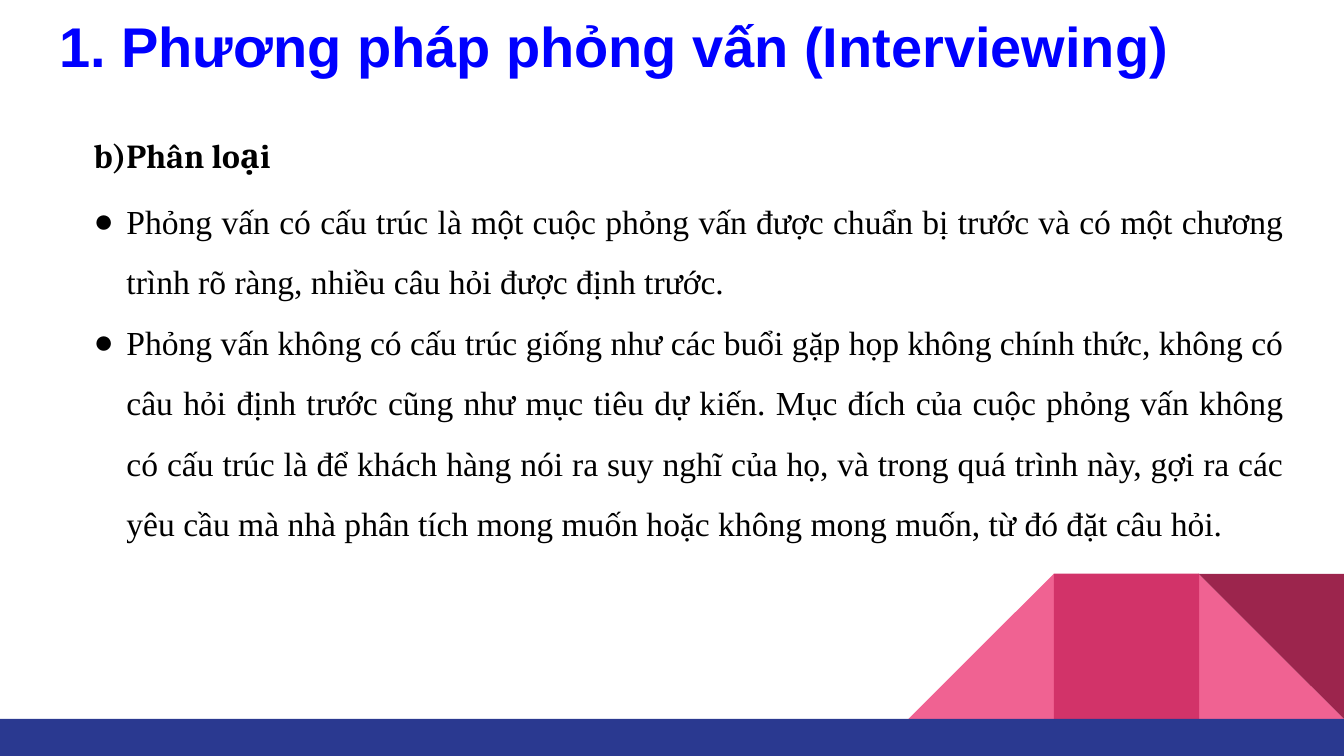
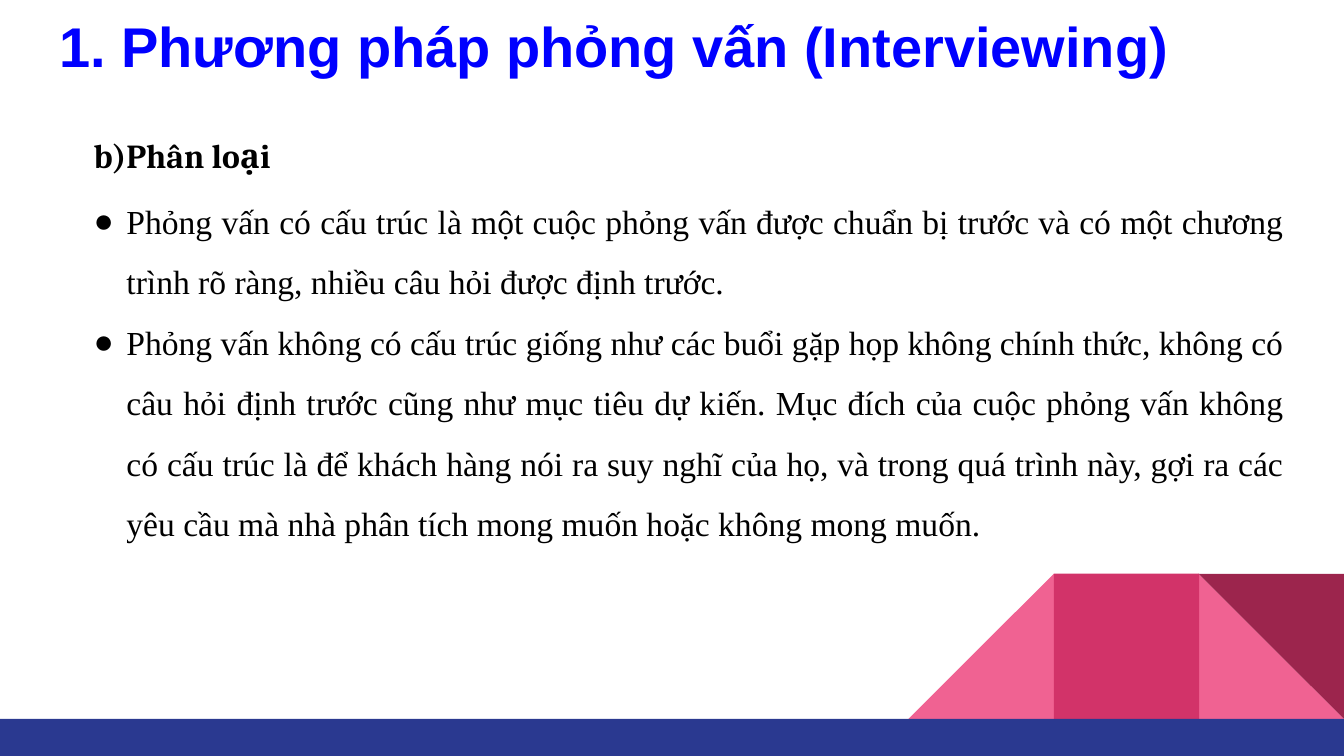
Before and after one commit to tungvumanh95/PTYCPM-20152, a slide deck: slide 27 of Tuan-1.pptx. Drawn at 1344x756 pixels with LibreOffice and Linux fonts; fonts in the diff are those of the drawing. Boxes give left, top, right and bottom in pixels: in the first picture for what was removed or moved away, otherwise in the second. Text is boxed around its words. In the diff, an @@ line names an element or a change of style, - is before the commit and + after.

```diff
--- a/Tuan-1.pptx
+++ b/Tuan-1.pptx
@@ text at box(126, 330, 1283, 543): text changed @@
-● Phỏng vấn không có cấu trúc giống như các buổi gặp họp không chính thức, không có câu hỏi định trước cũng như mục tiêu dự kiến. Mục đích của cuộc phỏng vấn không có cấu trúc là để khách hàng nói ra suy nghĩ của họ, và trong quá trình này, gợi ra các yêu cầu mà nhà phân tích mong muốn hoặc không mong muốn, từ đó đặt câu hỏi.
+● Phỏng vấn không có cấu trúc giống như các buổi gặp họp không chính thức, không có câu hỏi định trước cũng như mục tiêu dự kiến. Mục đích của cuộc phỏng vấn không có cấu trúc là để khách hàng nói ra suy nghĩ của họ, và trong quá trình này, gợi ra các yêu cầu mà nhà phân tích mong muốn hoặc không mong muốn.
```
Also in this commit, not shown: 3 other slides changed, 1 other file.
